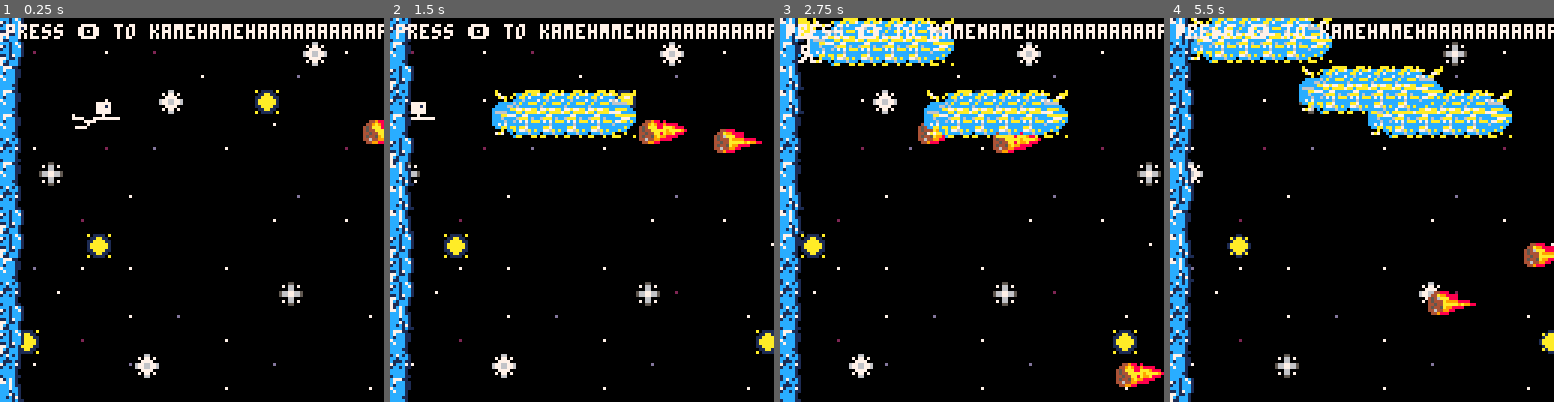
Above: before the commit, frames 1-4 (left to right).
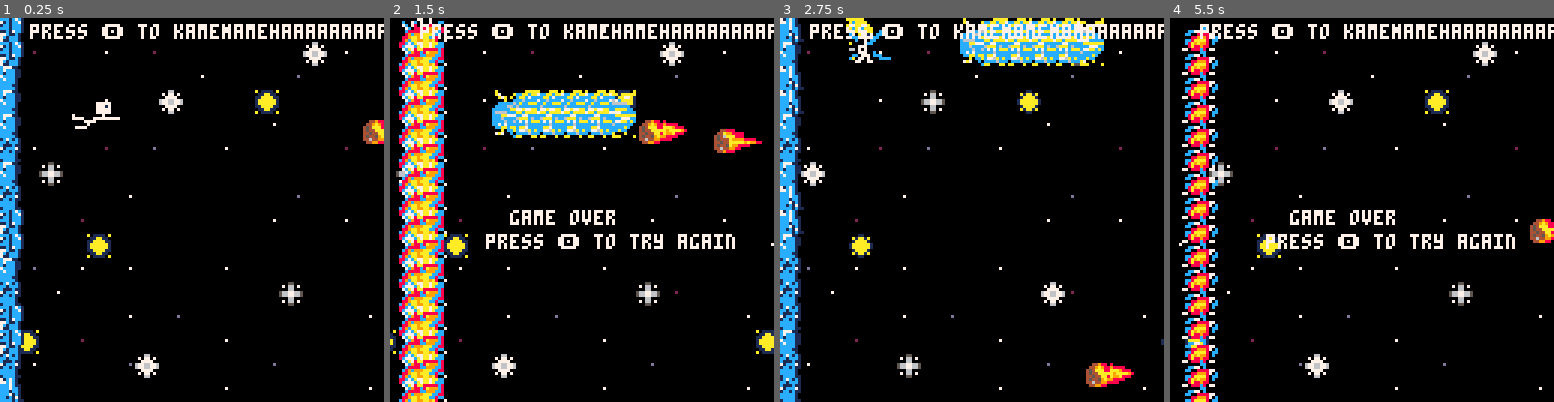
Above: after the commit, the same moments.

Repository: Jerry-Gu-SB/pico-8-kamehameha
Game: PICO-8 cartridge kamehameha.p8
Two runs of this game, one before a commit and one after it. Both use one fixed random seed, a clock stepped at 60 frames per second and the inputs below.
Inputs:
- Up to frame 1 (0.25 s): no input
- Up to frame 2 (1.5 s): tap X (X key) at 0.33, 1.07 s; tap O (Z key) at 0.7 s
- Up to frame 3 (2.75 s): hold Right 1.6-2.1 s; tap O (Z key) at 1.7, 2.1, 2.5 s; tap X (X key) at 1.85 s; hold Up 2.15-2.42 s; hold Right from 2.47 s (still down)
- Up to frame 4 (5.5 s): tap O (Z key) every 0.4 s from 2.9 to 5.3 s; tap X (X key) at 2.97, 4.08, 5.2 s; release Right at 3.03 s; hold Left 3.08-3.58 s; hold Down 3.63-3.97 s; hold Right 4.02-4.68 s; hold Up 4.73-5.03 s; hold Left from 5.08 s (still down)

The runs differ from the first frame. In frame 1, 0.9% of the frame differs, in the area x 1-72%, y 1-6%; in frame 2, 16%; in frame 3, 16%; in frame 4, 26%, in the area x 0-100%, y 0-100%.

Commit message:
added sweet explosions

Diff:
--- a/kamehameha.p8
+++ b/kamehameha.p8
@@ -19,7 +19,6 @@
     -- game over sfx
 
     -- game start screen?
-    -- extra animations for meteors flying by
     -- maybe redo stars to be less bright
 
 function _init()
@@ -109,6 +109,13 @@
     player.dx *= 0.7
     player.dy *= 0.7
 
+    if player.x < 5 then
+        PLAYER_HIT = true
+        SHIELD_HIT = true
+        for i = 0, 15 do
+            new_game_end_explosion(3, i * 8, 0, 0)
+        end
+    end
     --- Prevents player from moving after death
     if PLAYER_HIT then
         player.x = 1000
@@ -144,7 +151,9 @@
 
     if m.x == 0 and not SHIELD_HIT then
         new_game_end_explosion(m.x, m.y, 0, 0)
-
+        for i = 0, 15 do
+            new_game_end_explosion(3, i * 8, 0, 0)
+        end
         --- make meteor "disappear" after explosion
         m.x = 1000
         m.y = 1000
@@ -247,7 +256,7 @@
 end
 
 function draw_ui()
-    print("press 🅾️ to kamehamehaaaaaaaaaaaaaa", 2, 2, 7)
+    print("press 🅾️ to kamehamehaaaaaaaaaaaaaa", 10, 2, 7)
 
     if SHIELD_HIT or PLAYER_HIT then
         print("game over", 40, 64, 7)
